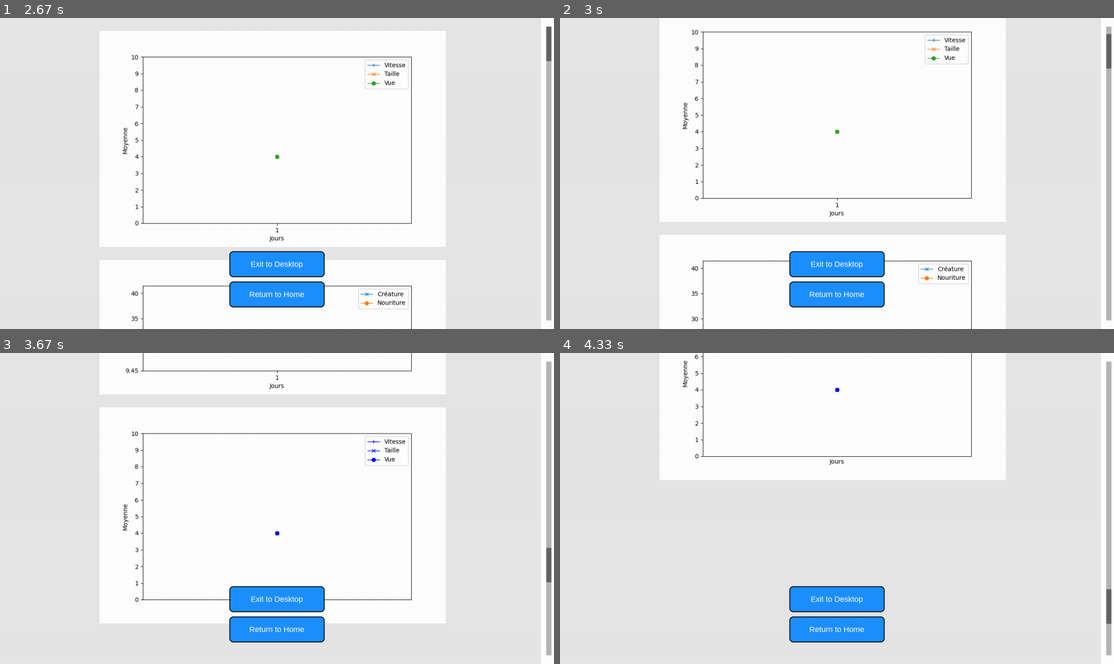
Above: before the commit, frames 1-4 (two rows, left to right).
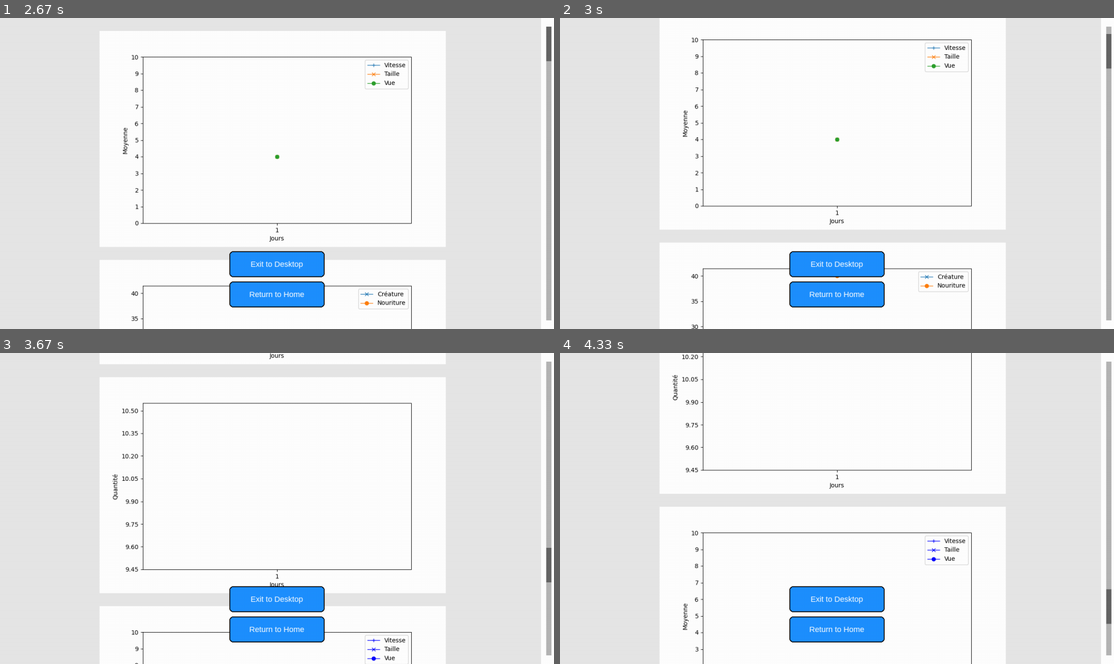
Above: after the commit, the same moments.

Repository: X47C/Trophees-NSI
Game: pygame game, started from main.py
Same seed, same stepped clock (60 frames per second), same inputs: the game is played once before the commit and once after it.
Inputs (mouse positions are in pixels of both pictures, inside the frame that each line leads up to):
- Up to frame 1 (2.67 s): click (260, 120) at 1.48 s; click "Start" at 1.82 s; click "End" at 2.15 s; press the mouse at (277, 294) at 2.47 s; move the mouse to (382, 176) at 2.57 s
- Up to frame 2 (3 s): release the mouse at (1047, 58) at 2.7 s; press the mouse at (1108, 42) at 2.8 s; move the mouse to (1003, 52) at 2.9 s
- Up to frame 3 (3.67 s): release the mouse at (332, 393) at 3.03 s; press the mouse at (548, 393) at 3.13 s; move the mouse to (349, 480) at 3.23 s; release the mouse at (144, 564) at 3.37 s
- Up to frame 4 (4.33 s): press the mouse at (1108, 564) at 3.97 s; move the mouse to (914, 586) at 4.07 s; release the mouse at (715, 604) at 4.2 s; click (848, 620) at 4.32 s

Frame 1 is identical in both runs. In frame 2, 2.7% of the frame differs, in the area x 18-81%, y 3-100%; in frame 3, 6.3%; in frame 4, 13%, in the area x 18-81%, y 0-100%.

Commit message:
EUuuuuuu

Diff:
--- a/Pygame/pygame.py
+++ b/Pygame/pygame.py
@@ -546,7 +546,6 @@
         # scrollbar
         self.scroll_y = 0
         self.scroll_speed = 30
-        self.content_height = 2800  # hauteur
 
         self.scrollbar_rect = Rect(self.width - 18, 20, 12, self.height - 40)
         self.scroll_thumb_height = 80
@@ -554,7 +553,8 @@
         self.dragging_scroll = False
 
         self.graph_list = []
-        self._build_graphs()
+        g_nb = self._build_graphs()
+        self.content_height = 540 * g_nb  # hauteur
 
     def _build_graphs(self):
         """
@@ -565,6 +565,7 @@
         jour = [i for i in range(1, self.current_day + 1)]
         figsize = [8, 5]
         dpi = 100
+        g_nb = 0
 
 
         # --- premier graphe ( caracteristiques moyennes ) ---
@@ -597,6 +598,7 @@
         ax1.set_ylabel('Moyenne')
         ax1.legend()
         self.graph_list.append(self._graph_to_surf(fig1))
+        g_nb += 1
 
 
         # --- graphe 2 ( population et nouriture) ---
@@ -615,7 +617,7 @@
         ax2.set_ylabel('Quantitée')
         ax2.legend()
         self.graph_list.append(self._graph_to_surf(fig2))
-
+        g_nb += 1
 
 
         #---graphe 3 ( quantité de chaque pop )---
@@ -632,6 +634,7 @@
         ax3.set_ylabel('Quantité')
         ax3.yaxis.set_major_locator(MaxNLocator(integer=True))
         self.graph_list.append(self._graph_to_surf(fig3))
+        g_nb += 1
 
         #--- graphes 4 ( et plus ducoup, caracteristique par populations )---
         for i in range(len(settings.creatures_list)):
@@ -655,6 +658,8 @@
             ax4.set_ylabel('Moyenne')
             ax4.legend()
             self.graph_list.append(self._graph_to_surf(fig4))
+            g_nb += 1
+        return g_nb
 
 
     def _graph_to_surf(self, fig):
